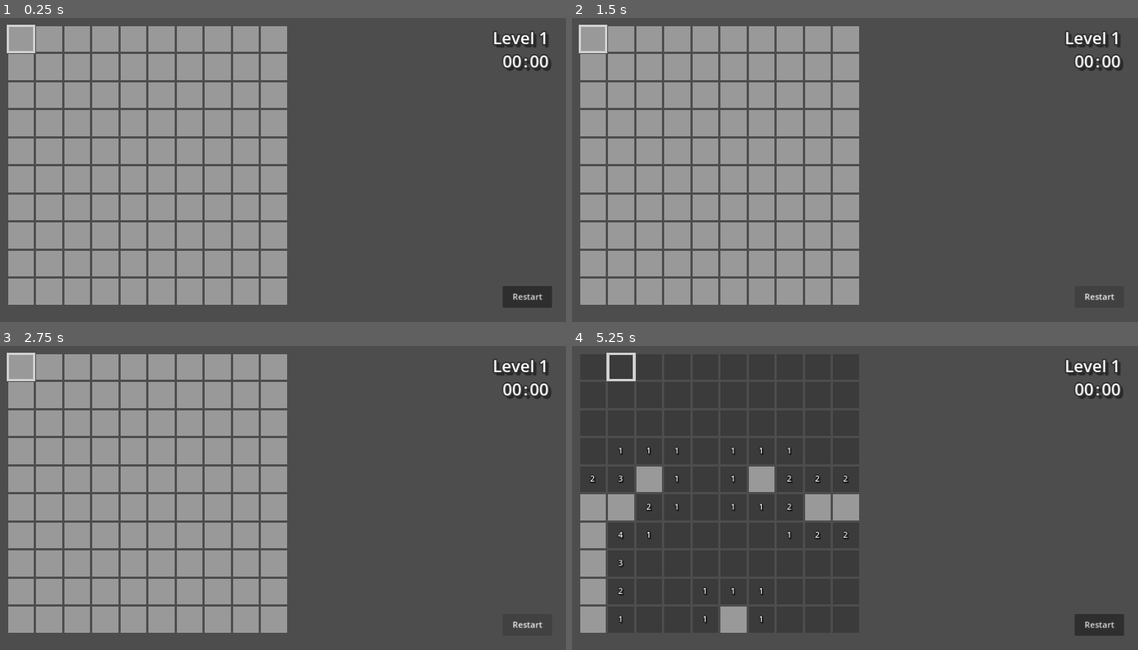
Above: before the commit, frames 1-4 (two rows, left to right).
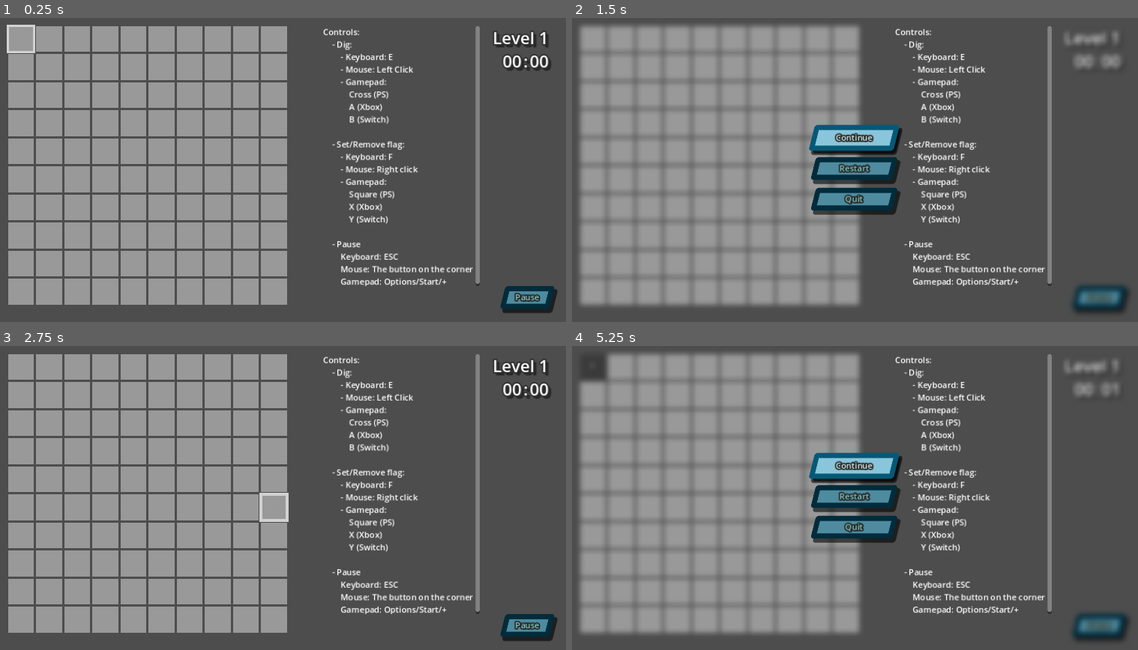
Above: after the commit, the same moments.

Repository: ClovCG/mine-project
Game: Godot game, scene res://Scenes/game.tscn
Same seed, same stepped clock (60 frames per second), same inputs: the game is played once before the commit and once after it.
Inputs (mouse positions are in pixels of both pictures, inside the frame that each line leads up to):
- Up to frame 1 (0.25 s): no input
- Up to frame 2 (1.5 s): click (1098, 297) at 0.5 s, where only the run before the commit has a clickable "Restart"; click (1098, 297) at 1.25 s, where only the run after the commit has a clickable "Pause"
- Up to frame 3 (2.75 s): click "Restart" at 2 s
- Up to frame 4 (5.25 s): click (1098, 625) at 2.75 s, where only the run before the commit has a clickable "Restart"; click "Restart" at 3.5 s; tap Enter at 4.25 s; move the mouse to (594, 367) at 4.27 s; click (594, 367) at 4.35 s; tap Escape (start) at 5 s; move the mouse to (622, 367) at 5.02 s; click (622, 367) at 5.1 s

The runs differ from the first frame. In frame 1, 3.7% of the frame differs, in the area x 57-99%, y 2-98%; in frame 2, 18%; in frame 3, 4.0%; in frame 4, 48%, in the area x 1-99%, y 2-98%.

Commit message:
Added pause menu. Added button theme. Added controls and TODO nodes on scene. Modified timer handling.

Diff:
--- /dev/null
+++ b/Resources/UI/Button/button_hover.tres
@@ -0,0 +1,20 @@
+[gd_resource type="StyleBoxFlat" format=3 uid="uid://bdlwfhjwe2q0q"]
+
+[resource]
+bg_color = Color(0.535782, 0.775935, 0.858064, 1)
+skew = Vector2(0.25, 0)
+border_width_left = 10
+border_width_top = 10
+border_width_right = 10
+border_width_bottom = 10
+border_color = Color(0.0260576, 0.350088, 0.461191, 1)
+corner_radius_top_left = 5
+corner_radius_top_right = 5
+corner_radius_bottom_right = 5
+corner_radius_bottom_left = 5
+expand_margin_left = 3.0
+expand_margin_top = 3.0
+expand_margin_right = 3.0
+expand_margin_bottom = 3.0
+shadow_size = 2
+shadow_offset = Vector2(5, 7)
--- /dev/null
+++ b/Resources/UI/Button/button_normal.tres
@@ -0,0 +1,16 @@
+[gd_resource type="StyleBoxFlat" format=3 uid="uid://wxksfyig6hst"]
+
+[resource]
+bg_color = Color(0.305882, 0.545098, 0.623529, 1)
+skew = Vector2(0.25, 0)
+border_width_left = 10
+border_width_top = 10
+border_width_right = 10
+border_width_bottom = 10
+border_color = Color(0.00672045, 0.17291, 0.235374, 1)
+corner_radius_top_left = 5
+corner_radius_top_right = 5
+corner_radius_bottom_right = 5
+corner_radius_bottom_left = 5
+shadow_size = 2
+shadow_offset = Vector2(5, 7)
--- /dev/null
+++ b/Resources/UI/Button/button_press.tres
@@ -0,0 +1,16 @@
+[gd_resource type="StyleBoxFlat" format=3 uid="uid://dveo6iwjebged"]
+
+[resource]
+bg_color = Color(0.152367, 0.305629, 0.355278, 1)
+skew = Vector2(0.25, 0)
+border_width_left = 10
+border_width_top = 10
+border_width_right = 10
+border_width_bottom = 10
+border_color = Color(0.662452, 0.662452, 0.662452, 1)
+corner_radius_top_left = 5
+corner_radius_top_right = 5
+corner_radius_bottom_right = 5
+corner_radius_bottom_left = 5
+shadow_size = 1
+shadow_offset = Vector2(2.5, 3.5)
--- /dev/null
+++ b/Resources/UI/Button/button_theme.tres
@@ -0,0 +1,16 @@
+[gd_resource type="Theme" load_steps=4 format=3 uid="uid://dxgmy2frydty"]
+
+[ext_resource type="StyleBox" uid="uid://bdlwfhjwe2q0q" path="res://Resources/UI/Button/button_hover.tres" id="1_7tep0"]
+[ext_resource type="StyleBox" uid="uid://wxksfyig6hst" path="res://Resources/UI/Button/button_normal.tres" id="2_r2qxg"]
+[ext_resource type="StyleBox" uid="uid://dveo6iwjebged" path="res://Resources/UI/Button/button_press.tres" id="3_im3xv"]
+
+[resource]
+Button/colors/font_color = Color(0.516058, 0.793662, 0.771078, 1)
+Button/colors/font_focus_color = Color(0.847059, 0.952941, 0.941176, 1)
+Button/colors/font_hover_color = Color(0.847778, 0.951187, 0.941873, 1)
+Button/colors/font_outline_color = Color(0.144063, 0.144063, 0.144063, 1)
+Button/constants/outline_size = 10
+Button/styles/focus = ExtResource("1_7tep0")
+Button/styles/hover = ExtResource("1_7tep0")
+Button/styles/normal = ExtResource("2_r2qxg")
+Button/styles/pressed = ExtResource("3_im3xv")
--- /dev/null
+++ b/Resources/UI/PauseMenu/bg_material.tres
@@ -0,0 +1,7 @@
+[gd_resource type="ShaderMaterial" load_steps=2 format=3 uid="uid://sx4trf4408mv"]
+
+[ext_resource type="Shader" path="res://Resources/UI/PauseMenu/pause_menu.gdshader" id="1_jidek"]
+
+[resource]
+shader = ExtResource("1_jidek")
+shader_parameter/lod = 2.0
--- /dev/null
+++ b/Resources/UI/PauseMenu/pause_menu.gdshader
@@ -0,0 +1,17 @@
+shader_type canvas_item;
+
+uniform sampler2D screen_texture : hint_screen_texture, repeat_disable, filter_nearest_mipmap;
+uniform float lod: hint_range(0.0, 5) = 0.0;
+
+void vertex() {
+	// Called for every vertex the material is visible on.
+}
+
+void fragment(){
+    COLOR = textureLod(screen_texture, SCREEN_UV, lod);
+}
+
+//void light() {
+	// Called for every pixel for every light affecting the CanvasItem.
+	// Uncomment to replace the default light processing function with this one.
+//}
--- a/Scenes/game.tscn
+++ b/Scenes/game.tscn
@@ -1,12 +1,14 @@
-[gd_scene load_steps=8 format=3 uid="uid://kty4r1vss8ip"]
+[gd_scene load_steps=10 format=3 uid="uid://kty4r1vss8ip"]
 
 [ext_resource type="Script" path="res://Scripts/Game/game.gd" id="1_it8sk"]
 [ext_resource type="Script" path="res://Scripts/Game/mine_grid.gd" id="2_kcg7k"]
+[ext_resource type="Theme" uid="uid://dxgmy2frydty" path="res://Resources/UI/Button/button_theme.tres" id="3_1hsi1"]
 [ext_resource type="Script" path="res://Scripts/Timer/timer.gd" id="3_7rdib"]
-[ext_resource type="Script" path="res://Scripts/Level/restart_button.gd" id="3_lhsww"]
-[ext_resource type="LabelSettings" uid="uid://dc77krh0acv41" path="res://Resources/UI/timer_label_settings.tres" id="4_5f4hn"]
+[ext_resource type="Script" path="res://Scripts/Level/pause_button.gd" id="3_lhsww"]
+[ext_resource type="LabelSettings" uid="uid://dc77krh0acv41" path="res://Resources/UI/Timer/timer_label_settings.tres" id="4_5f4hn"]
 [ext_resource type="Script" path="res://Scripts/Timer/timer_ui.gd" id="4_x2sf4"]
 [ext_resource type="Script" path="res://Scripts/Level/level_ui.gd" id="6_aum0h"]
+[ext_resource type="PackedScene" uid="uid://ck5r3o4fypx2n" path="res://Scenes/pause_menu.tscn" id="8_cf6d8"]
 
 [node name="Game" type="Node2D"]
 script = ExtResource("1_it8sk")
@@ -16,18 +18,19 @@
 offset_top = 50.0
 offset_right = 550.0
 offset_bottom = 550.0
-focus_neighbor_right = NodePath("../Button")
+focus_neighbor_right = NodePath("../PauseButton")
 focus_mode = 2
 columns = 10
 script = ExtResource("2_kcg7k")
 rows = 10
 
-[node name="Button" type="Button" parent="."]
+[node name="PauseButton" type="Button" parent="."]
 offset_left = 1000.0
 offset_top = 550.0
 offset_right = 1095.0
 offset_bottom = 592.0
-text = "Restart"
+theme = ExtResource("3_1hsi1")
+text = "Pause"
 script = ExtResource("3_lhsww")
 
 [node name="IngameTimer" type="Node" parent="."]
@@ -75,4 +78,54 @@
 horizontal_alignment = 2
 script = ExtResource("6_aum0h")
 
-[connection signal="gui_input" from="Button" to="Button" method="_on_button_pressed"]
+[node name="PauseMenu" parent="." instance=ExtResource("8_cf6d8")]
+visible = false
+anchors_preset = 0
+anchor_right = 0.0
+anchor_bottom = 0.0
+offset_right = 1152.0
+offset_bottom = 647.0
+grow_horizontal = 1
+grow_vertical = 1
+
+[node name="TODOText" type="RichTextLabel" parent="."]
+visible = false
+offset_left = 655.0
+offset_top = 351.0
+offset_right = 956.0
+offset_bottom = 595.0
+text = "TODO:
+	- How to play menu
+	- On win/lose:
+		- Show restart/next level button
+		- Show exit button
+		- Block pause"
+
+[node name="ControlsText" type="RichTextLabel" parent="."]
+offset_left = 655.0
+offset_top = 50.0
+offset_right = 956.0
+offset_bottom = 550.0
+text = "Controls:
+	- Dig:
+		- Keyboard: E
+		- Mouse: Left Click
+		- Gamepad:
+			Cross (PS)
+			A (Xbox)
+			B (Switch)
+
+	- Set/Remove flag:
+		- Keyboard: F
+		- Mouse: Right click
+		- Gamepad:
+			Square (PS)
+			X (Xbox)
+			Y (Switch)
+
+	- Pause
+		Keyboard: ESC
+		Mouse: The button on the corner
+		Gamepad: Options/Start/+"
+
+[connection signal="pressed" from="PauseButton" to="PauseButton" method="_on_pause_button_pressed"]
--- /dev/null
+++ b/Scenes/pause_menu.tscn
@@ -0,0 +1,61 @@
+[gd_scene load_steps=4 format=3 uid="uid://ck5r3o4fypx2n"]
+
+[ext_resource type="Material" uid="uid://sx4trf4408mv" path="res://Resources/UI/PauseMenu/bg_material.tres" id="1_b2vau"]
+[ext_resource type="Script" path="res://Scripts/Game/pause_menu.gd" id="1_v670g"]
+[ext_resource type="Theme" uid="uid://dxgmy2frydty" path="res://Resources/UI/Button/button_theme.tres" id="2_30780"]
+
+[node name="PauseMenu" type="Control"]
+layout_mode = 3
+anchors_preset = 15
+anchor_right = 1.0
+anchor_bottom = 1.0
+grow_horizontal = 2
+grow_vertical = 2
+script = ExtResource("1_v670g")
+
+[node name="ColorRect" type="ColorRect" parent="."]
+material = ExtResource("1_b2vau")
+layout_mode = 1
+anchors_preset = 15
+anchor_right = 1.0
+anchor_bottom = 1.0
+grow_horizontal = 2
+grow_vertical = 2
+color = Color(0, 0, 0, 0.690196)
+
+[node name="VBoxContainer" type="VBoxContainer" parent="."]
+layout_mode = 1
+anchors_preset = 8
+anchor_left = 0.5
+anchor_top = 0.5
+anchor_right = 0.5
+anchor_bottom = 0.5
+offset_left = -78.5
+offset_top = -55.0
+offset_right = 78.5
+offset_bottom = 55.0
+grow_horizontal = 2
+grow_vertical = 2
+theme_override_constants/separation = 15
+
+[node name="ContinueButton" type="Button" parent="VBoxContainer"]
+layout_mode = 2
+theme = ExtResource("2_30780")
+text = "Continue"
+
+[node name="RestartButton" type="Button" parent="VBoxContainer"]
+layout_mode = 2
+theme = ExtResource("2_30780")
+text = "Restart"
+
+[node name="QuitButton" type="Button" parent="VBoxContainer"]
+layout_mode = 2
+theme = ExtResource("2_30780")
+text = "Quit"
+
+[connection signal="gui_input" from="VBoxContainer/ContinueButton" to="." method="on_continue_input_pressed"]
+[connection signal="pressed" from="VBoxContainer/ContinueButton" to="." method="on_continue_pressed"]
+[connection signal="gui_input" from="VBoxContainer/RestartButton" to="." method="on_restart_input_pressed"]
+[connection signal="pressed" from="VBoxContainer/RestartButton" to="." method="on_restart_pressed"]
+[connection signal="gui_input" from="VBoxContainer/QuitButton" to="." method="on_quit_input_pressed"]
+[connection signal="pressed" from="VBoxContainer/QuitButton" to="." method="on_quit_pressed"]
--- a/Scripts/Game/game.gd
+++ b/Scripts/Game/game.gd
@@ -3,6 +3,7 @@
 enum GAME_STATE {
 	LOADING,
 	IN_PROGRESS,
+	PAUSED,
 	CLEARED,
 	LOST
 }
@@ -12,9 +13,12 @@
 var level: int = 0
 var game_state: GAME_STATE = GAME_STATE.LOADING
 var flags_used: int = 0
-
-# TODO: Add a pause menu -> Continue - Restart - Quit
+var prev_focused_tile: MineTile
 
 # Restarts the game/scene
 func restart() -> void:
 	get_tree().change_scene_to_file("res://Scenes/game.tscn")
+
+
+func update_game_state(new_game_state: GAME_STATE) -> void:
+	self.game_state = new_game_state
--- a/Scripts/Game/mine_grid.gd
+++ b/Scripts/Game/mine_grid.gd
@@ -11,6 +11,7 @@
 var tiles_dict: Dictionary = {} # "mine_position": MineTile
 
 @onready var timer: IngameTimer = $"../IngameTimer"
+@onready var pause_menu: PauseMenu = $"../PauseMenu"
 
 # Called when the node enters the scene tree for the first time.
 func _ready() -> void:
@@ -25,16 +26,10 @@
 	Game.flags = mines
 	set_up()
 
-
 # Called every frame. 'delta' is the elapsed time since the previous frame.
 func _process(_delta: float) -> void:
 	pass
 
-
-func _unhandled_input(event: InputEvent) -> void:
-	if event is InputEventJoypadButton or event is InputEventKey:
-		if InputMap.event_is_action(event, "start"):
-			Game.restart()
 
 func set_up() -> void:
 	# Start preparing the field
@@ -91,6 +86,6 @@
 
 # This method is called when the game ends, regardless of the result
 func reveal_mines() -> void:
-	timer.stop()
+	timer.stopped = true
 	for mine_pos in mine_position:
 		tiles_dict[str(mine_pos)].show_tile()
--- /dev/null
+++ b/Scripts/Game/pause_menu.gd
@@ -0,0 +1,62 @@
+class_name PauseMenu extends Control
+
+var prev_focus_node: Control
+var prev_game_state: int
+
+@onready var continue_button: Button = $VBoxContainer/ContinueButton
+@onready var restart_button: Button = $VBoxContainer/RestartButton
+@onready var quit_button: Button = $VBoxContainer/QuitButton
+
+# Called when the node enters the scene tree for the first time.
+func _ready() -> void:
+	pass # Replace with function body.
+
+# Called every frame. 'delta' is the elapsed time since the previous frame.
+func _process(_delta: float) -> void:
+	pass
+
+func _unhandled_input(event: InputEvent) -> void:
+	# Handles menu pause from keyboard/gamepad inputs
+	if event.is_action_pressed("start") and self.visible:
+		hide_pause_menu()
+	elif event.is_action_pressed("start") and !self.visible:
+		show_pause_menu()
+
+func show_pause_menu() -> void:
+	prev_game_state = Game.game_state
+	Game.update_game_state(Game.GAME_STATE.PAUSED)
+	self.visible = true
+	# Gets the current node with focus so it's returned to it after pressing continue
+	prev_focus_node = get_viewport().gui_get_focus_owner()
+	continue_button.grab_focus()
+
+
+func hide_pause_menu() -> void:
+	# Returns the focus to the previous owner before opening the pause menu
+	prev_focus_node.grab_focus()
+	Game.update_game_state(prev_game_state)
+	self.visible = false
+
+
+func on_continue_pressed() -> void:
+	hide_pause_menu()
+
+func on_continue_input_pressed(event: InputEvent) -> void:
+	if InputMap.event_is_action(event, "accept"):
+		hide_pause_menu()
+
+
+func on_restart_pressed() -> void:
+	Game.restart()
+
+func on_restart_input_pressed(event: InputEvent) -> void:
+	if InputMap.event_is_action(event, "accept"):
+		Game.restart()
+
+
+func on_quit_pressed() -> void:
+	get_tree().quit()
+
+func on_quit_input_pressed(event: InputEvent) -> void:
+	if InputMap.event_is_action(event, "accept"):
+		get_tree().quit()
--- /dev/null
+++ b/Scripts/Level/pause_button.gd
@@ -0,0 +1,17 @@
+class_name PauseButton extends Button
+
+@onready var pause_menu: PauseMenu = $"../PauseMenu"
+
+# Called when the node enters the scene tree for the first time.
+func _ready() -> void:
+	pass # Replace with function body.
+
+
+# Called every frame. 'delta' is the elapsed time since the previous frame.
+func _process(_delta: float) -> void:
+	pass
+
+# Called on UI button pressed (Mouse)
+# Start on keyboard/gamepad inputs is handled on mine_grid.gd
+func _on_pause_button_pressed() -> void:
+	pause_menu.show_pause_menu()
--- a/Scripts/Level/restart_button.gd
+++ /dev/null
@@ -1,15 +0,0 @@
-class_name RestartButton extends Button
-
-
-# Called when the node enters the scene tree for the first time.
-func _ready() -> void:
-	pass # Replace with function body.
-
-
-# Called every frame. 'delta' is the elapsed time since the previous frame.
-func _process(_delta: float) -> void:
-	pass
-
-func _on_button_pressed(event: InputEvent) -> void:
-	if event.is_pressed() or InputMap.event_is_action(event, "start"):
-		Game.restart()
--- a/Scripts/Timer/timer.gd
+++ b/Scripts/Timer/timer.gd
@@ -16,7 +16,7 @@
 
 # Called every frame. 'delta' is the elapsed time since the previous frame.
 func _process(delta: float) -> void:
-	if not stopped:
+	if Game.game_state == Game.GAME_STATE.IN_PROGRESS:
 		increase_delta(delta)
 
 func increase_delta(delta: float) -> void:
@@ -41,5 +41,5 @@
 	str_mins = "0"
 	delta_time = 0.0
 
-func stop() -> void:
-	stopped = true
+func timer_toggle() -> void:
+	stopped = !stopped
--- a/project.godot
+++ b/project.godot
@@ -32,7 +32,7 @@
 
 accept={
 "deadzone": 0.5,
-"events": [Object(InputEventKey,"resource_local_to_scene":fa …(140 unchanged characters)… d":false,"keycode":0,"physical_keycode":4194309,"key_label":0,"unicode":0,"location":0,"echo":false,"script":null)
+"events": [Object(InputEventKey,"resource_local_to_scene":fa …(140 unchanged characters)… d":false,"keycode":0,"physical_keycode":69,"key_label":0,"unicode":101,"location":0,"echo":false,"script":null)
 , Object(InputEventMouseButton,"resource_local_to_scene":false,"resource_name":"","device":0,"window_id":0,"alt_pressed …(243 unchanged characters)…
 , Object(InputEventJoypadButton,"resource_local_to_scene":false,"resource_name":"","device":0,"button_index":0,"pressure":0.0,"pressed":false,"script":null)
 ]
Renamed: Resources/UI/timer_label_settings.tres -> Resources/UI/Timer/timer_label_settings.tres
